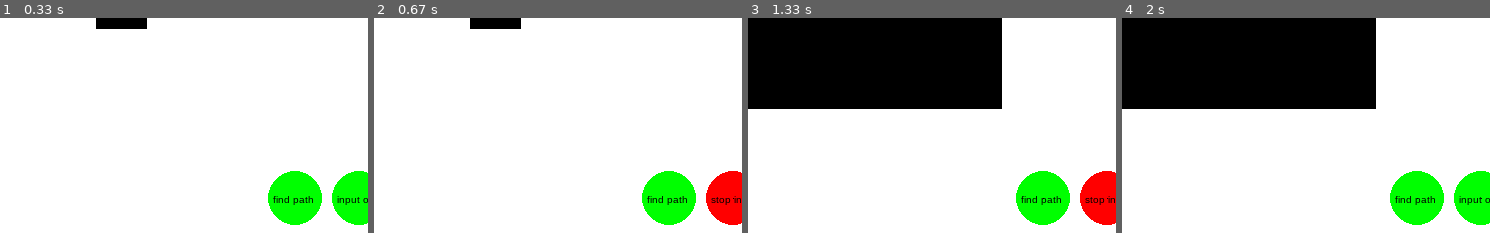
Above: before the commit, frames 1-4 (left to right).
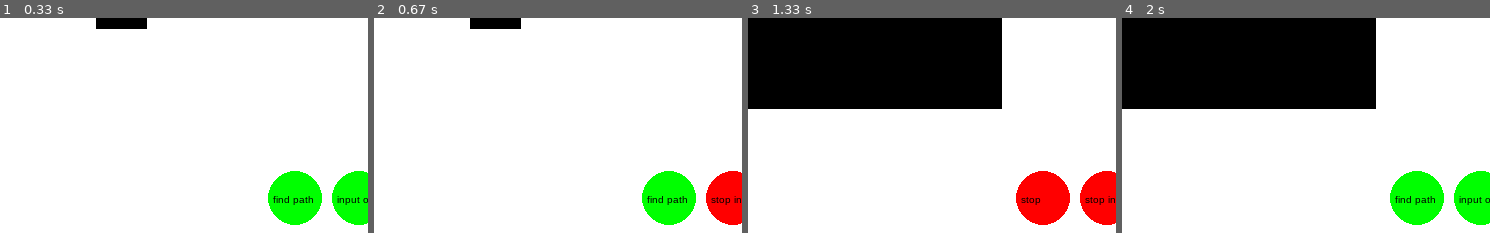
Above: after the commit, the same moments.

Repository: Wooyceps/mobile-robot-pygame-simulation
Game: pygame game, started from main.py
Two runs of this game, one before a commit and one after it. Both use one fixed random seed, a clock stepped at 60 frames per second and the inputs below.
Inputs (mouse positions are % of the whole screen's width and height, from its top left):
- Up to frame 1 (0.33 s): no input
- Up to frame 2 (0.67 s): click "input obstacles" at 0.38 s
- Up to frame 3 (1.33 s): press the mouse at (1, 69) at 0.7 s; move the mouse to (29, 35) at 0.8 s; release the mouse at (57, 1) at 0.93 s; click "find path" at 1.05 s
- Up to frame 4 (2 s): press the mouse at (71, 90) at 1.37 s; move the mouse to (42, 57) at 1.47 s; release the mouse at (14, 23) at 1.6 s; hold Right from 1.67 s (still down)
The pictures show only the part of the screen within x 22-72%, y 48-98%; the shares and areas given below are measured in that part.

Frame 1 is identical in both runs. In frame 2, less than 0.1% of the frame differs, in the area x 97-98%, y 83-85%; in frame 3, 2.9%, in the area x 72-98%, y 71-97%; in frame 4, less than 0.1%.

Commit message:
obstacle handling improvement

Diff:
--- a/AMR.py
+++ b/AMR.py
@@ -2,6 +2,7 @@
 import pygame as pg
 from assets import WIDTH, HEIGHT, BLACK, AIUT_BLUE, RED, WIN
 from map import Map
+from interface import Interface
 
 
 class Amr():
@@ -24,6 +25,8 @@
         self.rot_speed_deg = 1
         self.coord_memory = []
         self.target = None
+        self.map = Map(self)
+        self.interface = Interface(self)
 
     def handle_movement(self, keys, destination):
         """
--- a/main.py
+++ b/main.py
@@ -1,7 +1,5 @@
 import pygame as pg
 from AMR import Amr
-from interface import Interface
-from map import Map
 from assets import WHITE, WIN
 
 
@@ -24,8 +22,6 @@
     clock = pg.time.Clock()
 
     amr = Amr()
-    interface = Interface(amr)
-    map = Map(amr)
 
     run = True
     while run:
@@ -43,8 +39,8 @@
 
         keys = pg.key.get_pressed()
         amr.handle_movement(keys, mouse_down)
-        map.handle_obstacles(mouse_down, mouse_up)
-        draw_simulation(amr, interface, map)
+        amr.map.handle_obstacles(mouse_down, mouse_up)
+        draw_simulation(amr, amr.interface, amr.map)
 
 
 if __name__ == "__main__":
--- a/map.py
+++ b/map.py
@@ -30,18 +30,38 @@
         :return:
         """
         if mouse_down and not self.start:
-            self.start = mouse_down
+            if not self.is_on_button(mouse_down):
+                self.start = mouse_down
         elif mouse_up:
-            self.end = mouse_up
-            self.obstacles.append((self.start, (self.start[0], self.end[1]), self.end, (self.end[0], self.start[1])))
-            self.start = None
-            self.end = None
+            if not self.is_on_button(mouse_up):
+                self.end = mouse_up
+                self.obstacles.append(
+                    (self.start, (self.start[0], self.end[1]), self.end, (self.end[0], self.start[1])))
+                self.start = None
+                self.end = None
+
+    def is_on_button(self, mouse_pos):
+        if mouse_pos:
+            if self.button_1[0] - self.button_radius <= mouse_pos[0] <= self.button_1[0] + self.button_radius and \
+                    self.button_1[1] - self.button_radius <= mouse_pos[1] <= self.button_1[1] + self.button_radius:
+                return True
+            elif self.button_2[0] - self.button_radius <= mouse_pos[0] <= self.button_2[0] + self.button_radius and \
+                    self.button_2[1] - self.button_radius <= mouse_pos[1] <= self.button_2[1] + self.button_radius:
+                return True
+        return False
 
     def put_obstacle_on_grid(self):
         for row in range(self.height):
             for col in range(self.width):
                 if self.is_obstacle((row, col)):
                     self.grid[row][col] = 1
+        self.downsized_grid = np.zeros((self.height // 10, self.width // 10))
+        for row in range(self.height // 10):
+            for col in range(self.width // 10):
+                if 1 in self.grid[row * 10: (row + 1) * 10, col * 10: (col + 1) * 10]:
+                    self.downsized_grid[row][col] = 1
+                else:
+                    self.downsized_grid[row][col] = 0
 
     def is_obstacle(self, pos):
         for obstacle in self.obstacles:
@@ -93,9 +113,9 @@
         self.button_handler(mouse_down)
         if self.enable_input:
             self.input_obstacles(mouse_down, mouse_up)
-        if self.enable_pathfinding:
+        elif self.enable_pathfinding:
             self.put_obstacle_on_grid()
-            # algorytm do szukania sciezki i zapisywania jej
+            # pathfinding algorithm here
             self.enable_pathfinding = False
 
     def draw(self):
